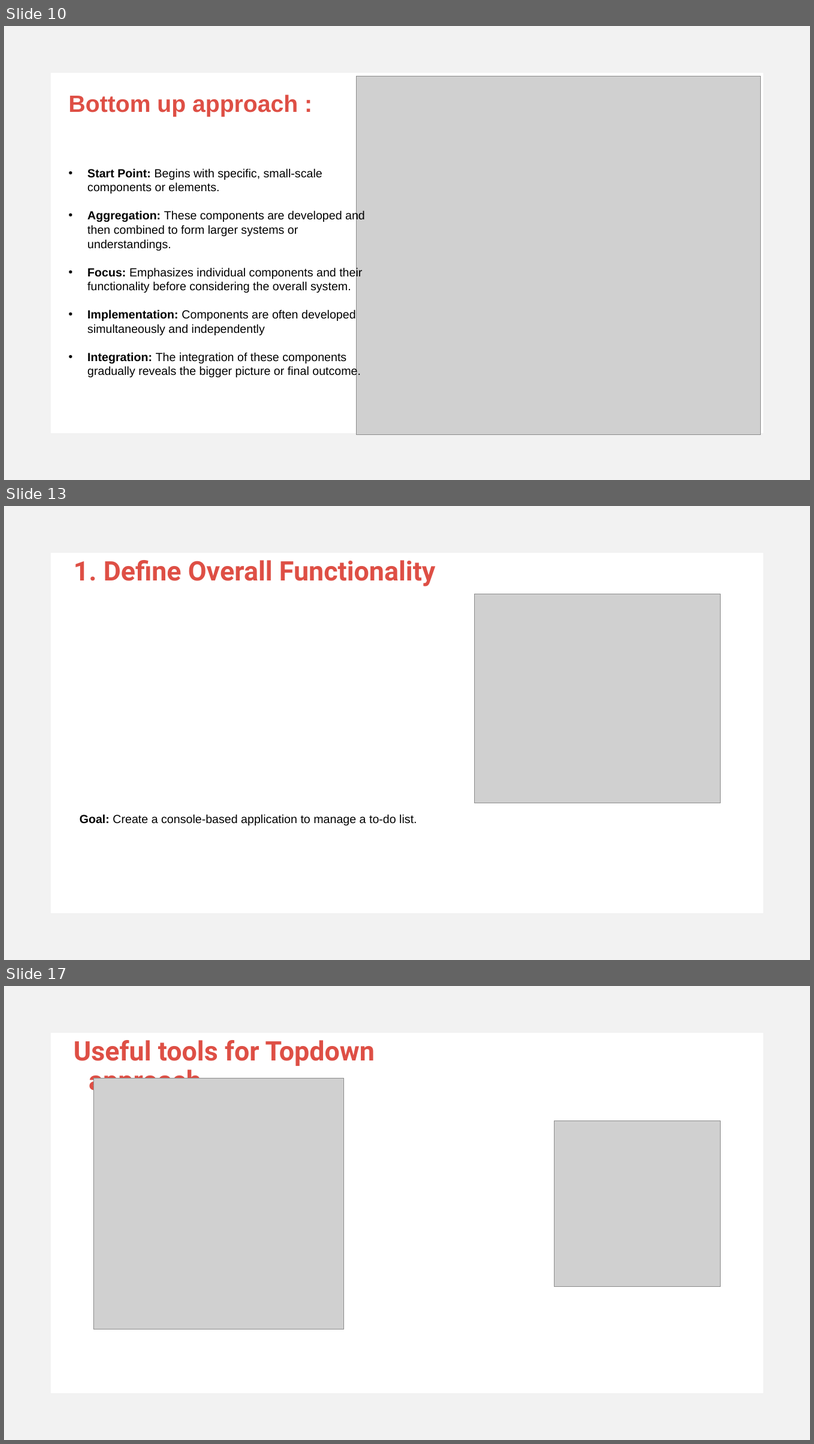
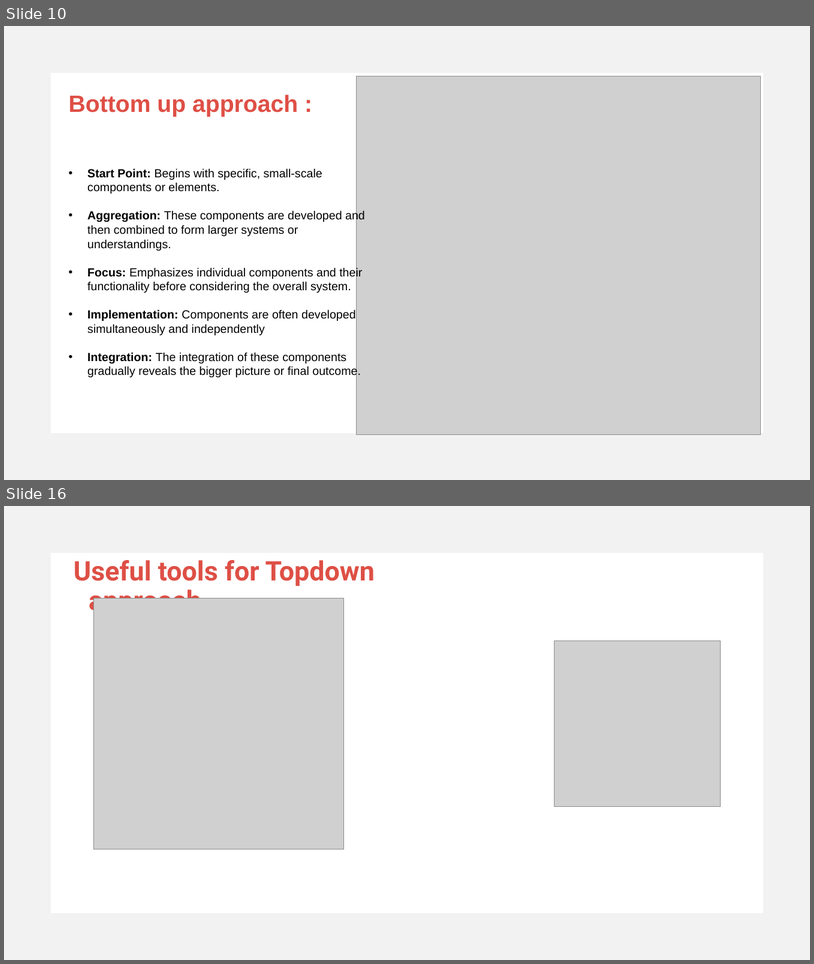
Before and after one commit to d2fLucifer/J2YB, a slide deck: Challenge 0/Topdown approach.pptx. Shown one above the other, each under a label of ours: slides 10, 13 and 17 before the commit, slides 10 and 16 after it; the slides between them are not shown. The pictures are 814x1444 and 814x964 pixels, drawn with LibreOffice and Linux fonts; fonts in the diff are those of the drawing; grey boxes stand for pictures. Boxes give left, top, right and bottom in pixels: in the first picture for what was removed or moved away, otherwise in the second. Text is boxed around its words. In the diff, an @@ line names an element or a change of style, - is before the commit and + after.

```diff
--- a/Challenge 0/Topdown approach.pptx
+++ b/Challenge 0/Topdown approach.pptx
@@ slide 13 removed at box(4, 506, 810, 960), background #FFFFFF; not listed: 1 template element that a slide beside it also shows @@
@@ text removed at box(74, 560, 435, 586) @@
-1. Define Overall Functionality
@@ picture removed at box(474, 594, 721, 803) @@
@@ text removed at box(80, 814, 417, 825) @@
-Goal: Create a console-based application to manage a to-do list.
@@ what was slide 17 is now slide 16 @@
```
Also in this commit, not shown: 2 slides changed, 4 slides added, 4 other slides removed, 3 other files.
